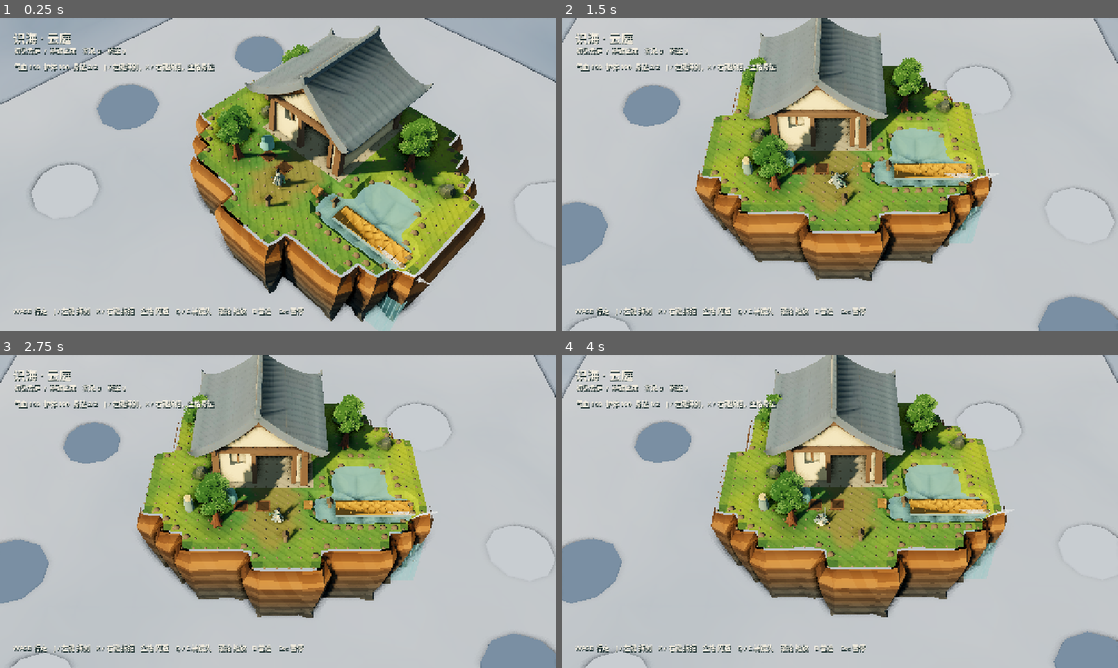
Above: before the commit, frames 1-4 (two rows, left to right).
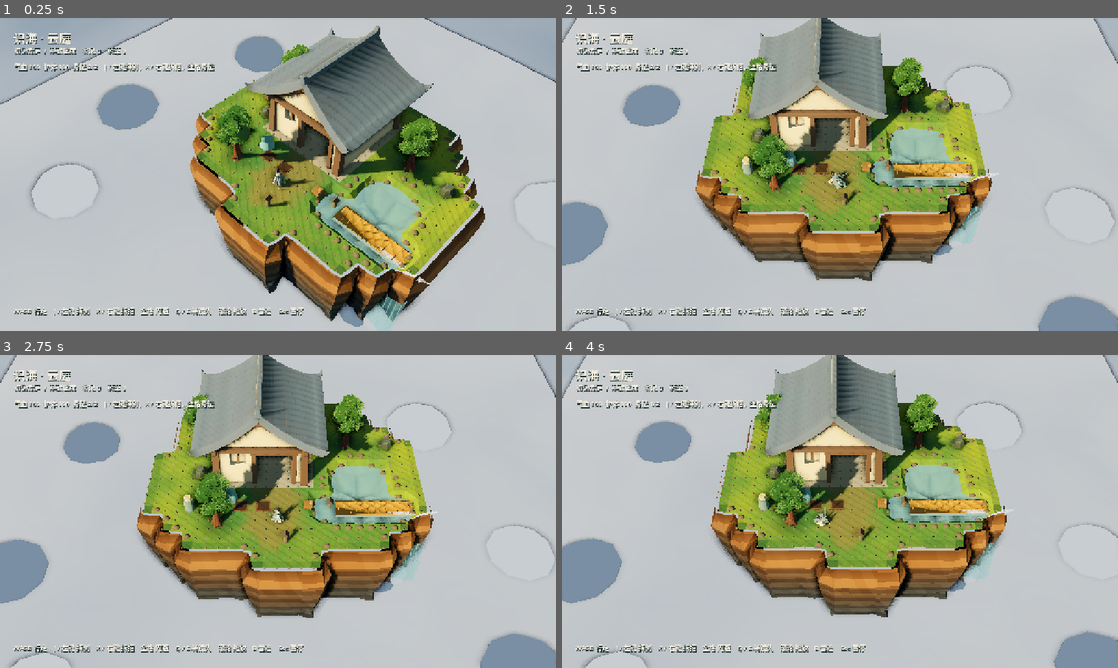
Above: after the commit, the same moments.

Repository: YI1219/Idle_and_incremental_game
Game: Godot game, scene res://scenes/play.tscn
Two runs of this game, one before a commit and one after it. Both use one fixed random seed, a clock stepped at 60 frames per second and the inputs below.
Inputs (mouse positions are in pixels of both pictures, inside the frame that each line leads up to):
- Up to frame 1 (0.25 s): no input
- Up to frame 2 (1.5 s): tap Enter at 0.5 s; move the mouse to (962, 158) at 0.52 s; hold D (move_right) 0.53-1.25 s; hold Q (camera_left) 0.53-1.25 s; click (962, 158) at 0.67 s; tap Space at 0.77 s; drag from (728, 190) to (812, 237) at 1.27 s
- Up to frame 3 (2.75 s): move the mouse to (333, 442) at 2.02 s; hold D (move_right) from 2.03 s (still down); hold Alt from 2.03 s (still down)
- Up to frame 4 (4 s): release D (move_right) at 2.75 s; release Alt at 2.75 s; drag from (812, 574) to (673, 464) at 2.77 s; move the mouse to (1006, 558) at 3.52 s; hold A (move_left) from 3.53 s (still down); tap Delete at 3.6 s; tap Space at 3.77 s

The runs differ from the first frame. In frame 1, 0.2% of the frame differs, in the area x 60-71%, y 90-100%; in frame 2, less than 0.1%; in frame 3, less than 0.1%; in frame 4, less than 0.1%.

Commit message:
Add cloud puffs under the shaft so the hole reads sky.
Co-authored-by: YI <YI1219@users.noreply.github.com>

Diff:
--- a/scripts/world/cloud_sea.gd
+++ b/scripts/world/cloud_sea.gd
@@ -50,6 +50,7 @@
 		Vector3(12.8, -4.35, 1.0), Vector3(-13.4, -4.30, 2.2),
 		Vector3(-2.4, -5.55, 1.6), Vector3(2.6, -5.60, -1.4),
 		Vector3(4.8, -5.35, 2.2), Vector3(5.6, -5.50, 1.0), Vector3(-0.4, -5.40, 0.6),
+		Vector3(5.2, -5.05, 2.5), Vector3(5.8, -5.15, 2.0),
 	]
 	for i in spots.size():
 		var puff := MeshInstance3D.new()
